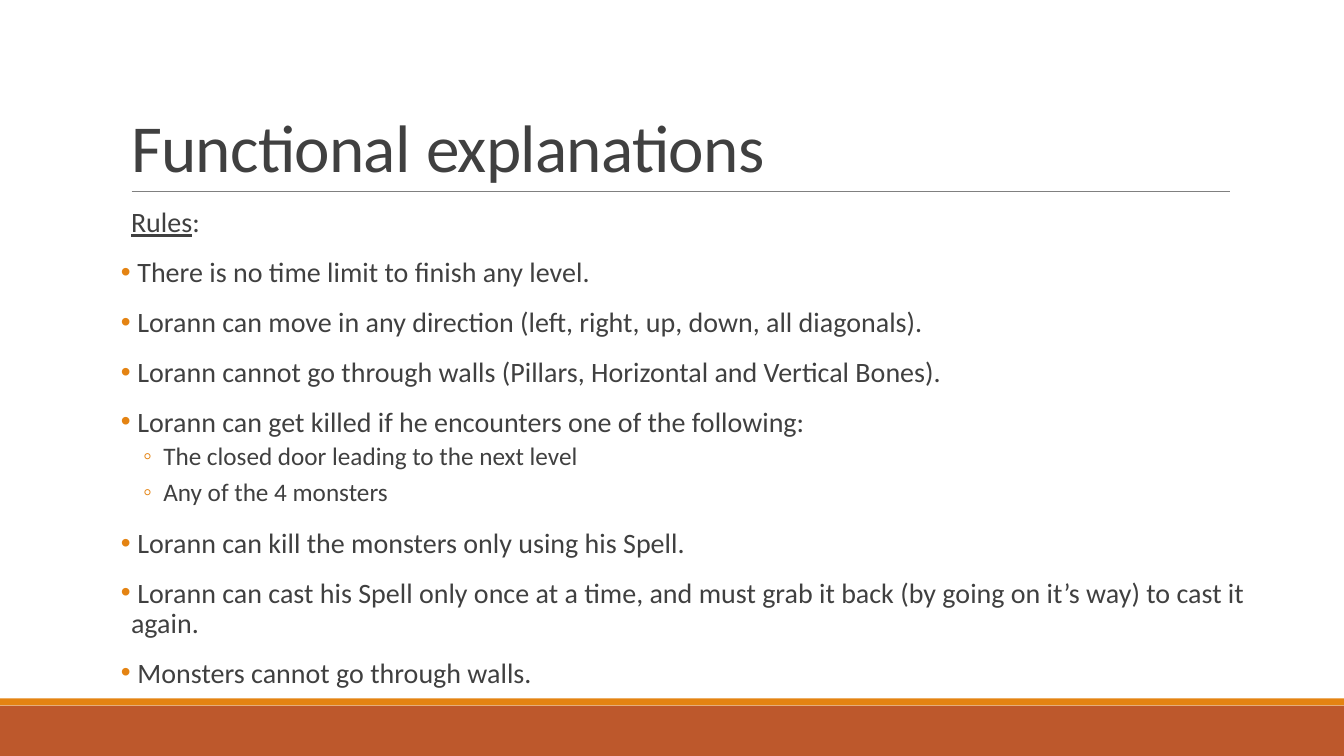
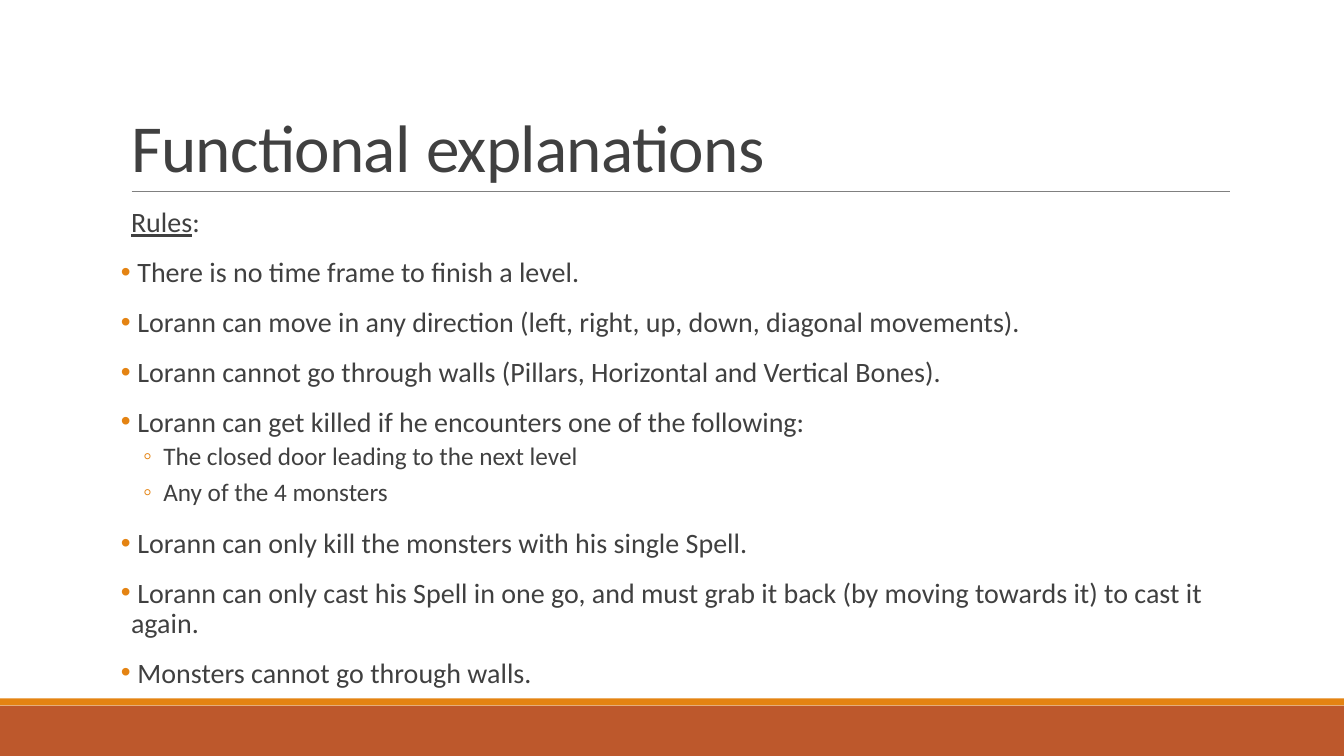
Before and after one commit to Studisys/Lorann-Java-Project----Exia-CESI-A1, a slide deck: slide 11 of Deliverables/Lorann - PowerPoint.pptx. Drawn at 1344x756 pixels with LibreOffice and Linux fonts; fonts in the diff are those of the drawing. Boxes give left, top, right and bottom in pixels: in the first picture for what was removed or moved away, otherwise in the second. Text is boxed around its words. In the diff, an @@ line names an element or a change of style, - is before the commit and + after.

Commit message:
pptx

```diff
--- a/Deliverables/Lorann - PowerPoint.pptx
+++ b/Deliverables/Lorann - PowerPoint.pptx
@@ text at box(137, 262, 1019, 337): text changed @@
-• There is no time limit to finish any level.
-• Lorann can move in any direction (left, right, up, down, all diagonals).
+• There is no time frame to finish a level.
+• Lorann can move in any direction (left, right, up, down, diagonal movements).
@@ text at box(131, 533, 1202, 638): text changed @@
-• Lorann can kill the monsters only using his Spell.
-• Lorann can cast his Spell only once at a time, and must grab it back (by going on it’s way) to cast it again.
+• Lorann can only kill the monsters with his single Spell.
+• Lorann can only cast his Spell in one go, and must grab it back (by moving towards it) to cast it again.
```
Also in this commit, not shown: 7 other slides changed.
